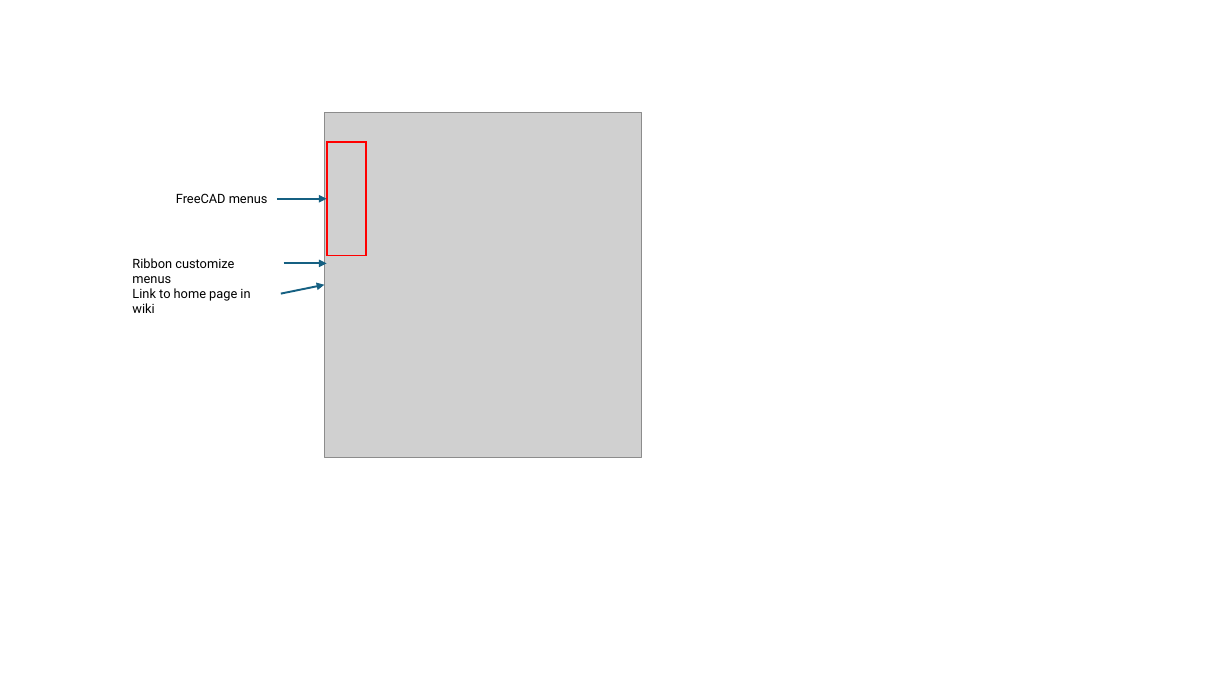
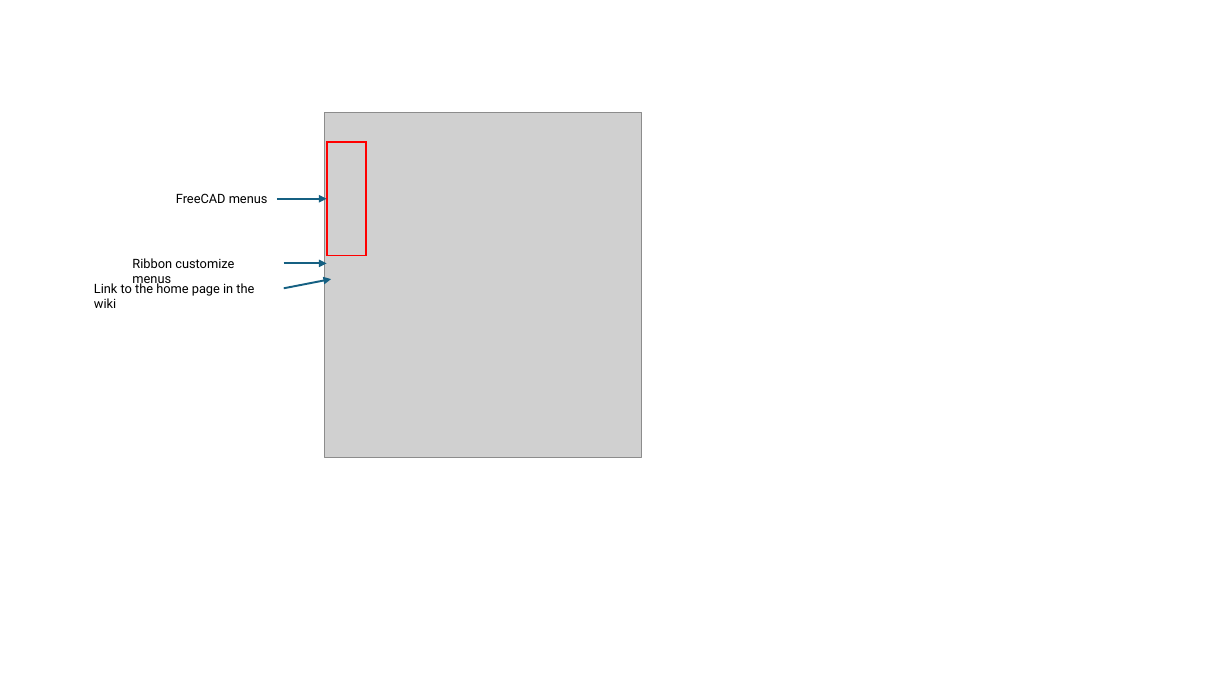
Before and after one commit to geolta/FreeCAD-Ribbon, a slide deck: slide 2 of Wiki pictures.pptx. Drawn at 1232x693 pixels with LibreOffice and Linux fonts; fonts in the diff are those of the drawing; grey boxes stand for pictures. Boxes give left, top, right and bottom in pixels: in the first picture for what was removed or moved away, otherwise in the second. Text is boxed around its words. In the diff, an @@ line names an element or a change of style, - is before the commit and + after.

```diff
--- a/Wiki pictures.pptx
+++ b/Wiki pictures.pptx
@@ text at (94,281,254,308): text changed @@
-Link to home page in wiki
+Link to the home page in the wiki
@@ arrow moved from (281, 294) - (324, 285) to (284, 288) - (331, 279) @@
```
Also in this commit, not shown: 2 other slides changed, 5 slides added, 3 other files.
